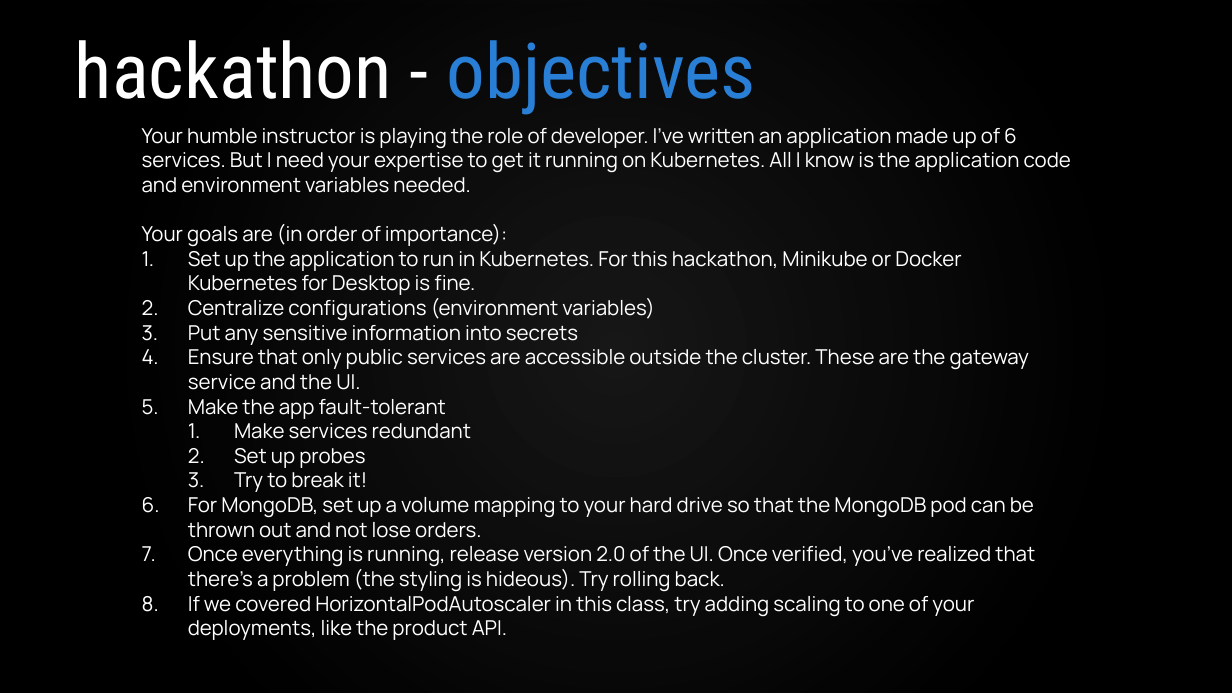
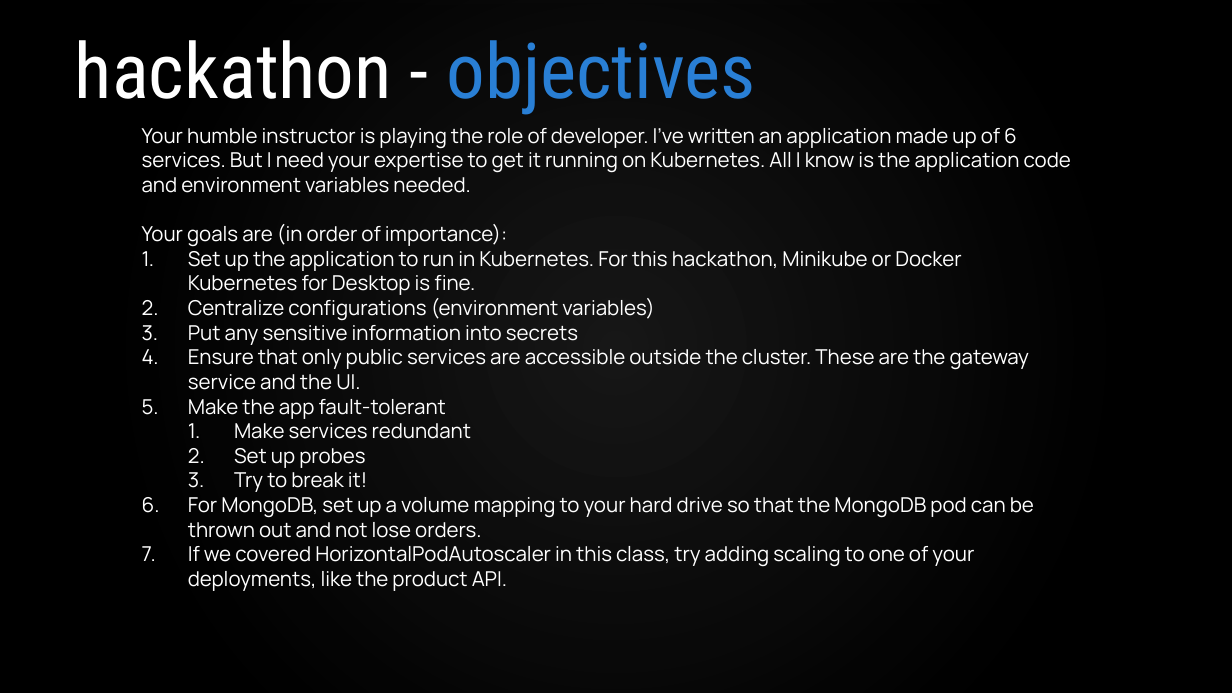
Before and after one commit to VergeOps/k8s-rvstore, a slide deck: slide 6 of rvstore_hackathon/K8s-RV Store Hackathon.pptx. Drawn at 1232x693 pixels with LibreOffice and Linux fonts; fonts in the diff are those of the drawing; background and template pictures are left out. Boxes give left, top, right and bottom in pixels: in the first picture for what was removed or moved away, otherwise in the second. Text is boxed around its words. In the diff, an @@ line names an element or a change of style, - is before the commit and + after.

Commit message:
Updated hackathon slide deck

```diff
--- a/rvstore_hackathon/K8s-RV Store Hackathon.pptx
+++ b/rvstore_hackathon/K8s-RV Store Hackathon.pptx
@@ text at box(188, 546, 1035, 592): paragraph removed @@
-7. Once everything is running, release version 2.0 of the UI. Once verified, you’ve realized that there’s a problem (the styling is hideous). Try rolling back.
```
Also in this commit, not shown: 4 other slides changed, 1 other file.
